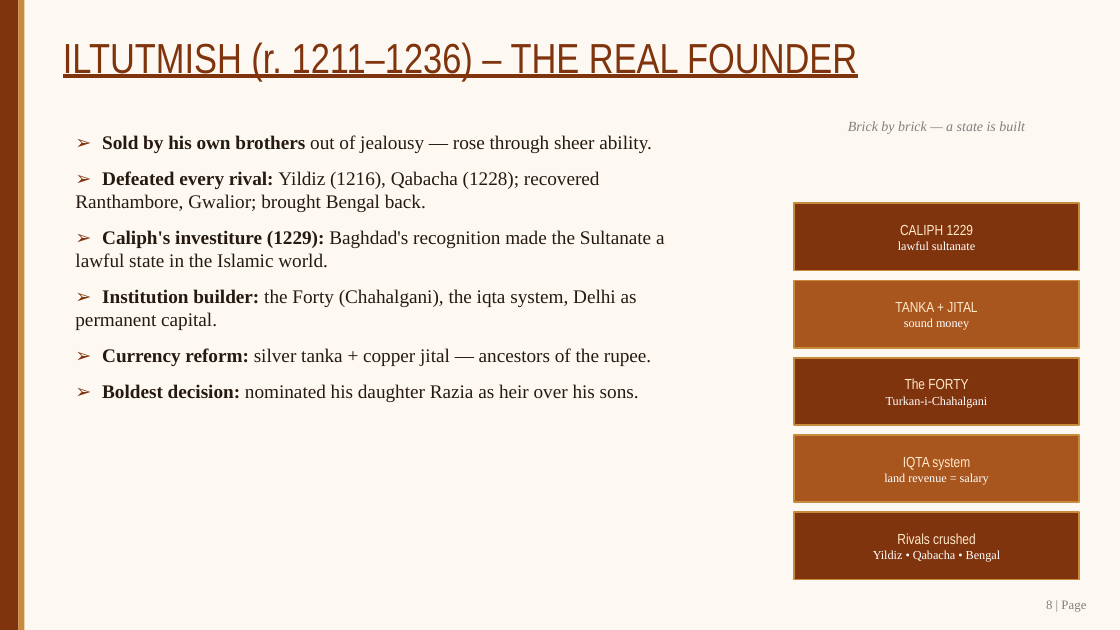
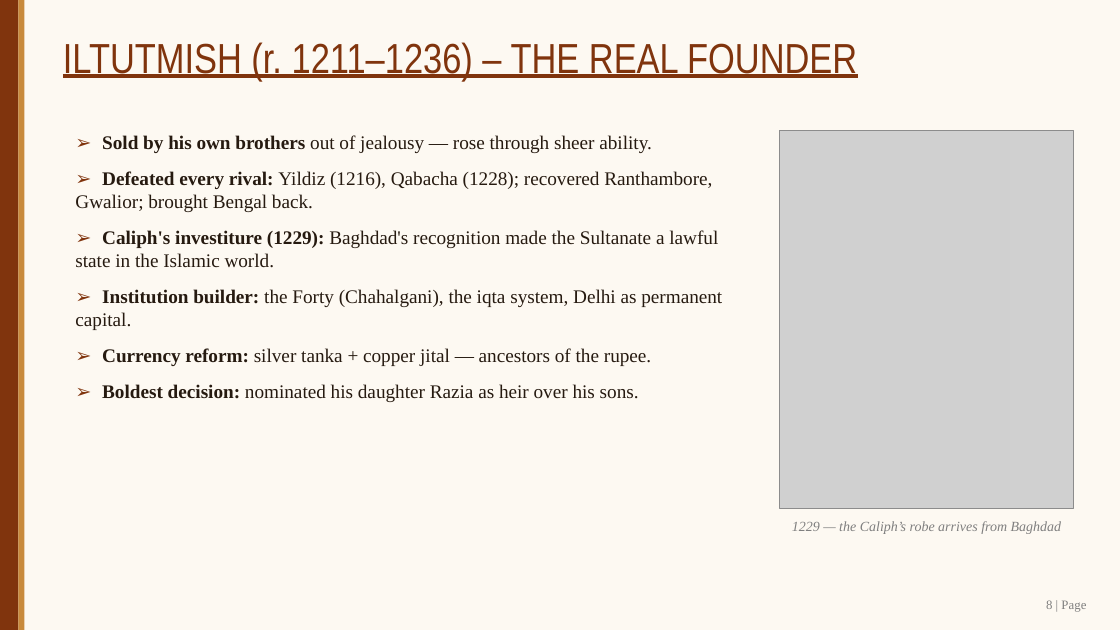
Before and after one commit to SangamSitapuri07/SIH, a slide deck: slide 8 of assignment/Slave_Dynasty_Mamluk_Presentation.pptx. Drawn at 1120x630 pixels with LibreOffice and Linux fonts; fonts in the diff are those of the drawing; grey boxes stand for pictures. Boxes give left, top, right and bottom in pixels: in the first picture for what was removed or moved away, otherwise in the second. Text is boxed around its words. In the diff, an @@ line names an element or a change of style, - is before the commit and + after.

```diff
--- a/assignment/Slave_Dynasty_Mamluk_Presentation.pptx
+++ b/assignment/Slave_Dynasty_Mamluk_Presentation.pptx
@@ text "➢ Sold by his own ..." rewrapped from (75, 135, 665, 402) to (75, 135, 722, 402) @@
@@ picture added at (780, 130, 1074, 508) @@
@@ text removed at (848, 121, 1025, 134) @@
-Brick by brick — a state is built
@@ rectangle removed at (794, 203, 1080, 271) @@
-CALIPH 1229
-lawful sultanate
@@ rectangle removed at (794, 281, 1080, 348) @@
-TANKA + JITAL
-sound money
@@ rectangle removed at (794, 358, 1080, 425) @@
-The FORTY
-Turkan-i-Chahalgani
@@ rectangle removed at (794, 435, 1080, 502) @@
-IQTA system
-land revenue = salary
@@ text added at (792, 521, 1061, 534), 12 pt, text #7F7F7F, italic @@
+1229 — the Caliph’s robe arrives from Baghdad
@@ rectangle removed at (794, 513, 1080, 580) @@
-Rivals crushed
-Yildiz • Qabacha • Bengal
```
Also in this commit, not shown: 11 other slides changed, 10 other files.
